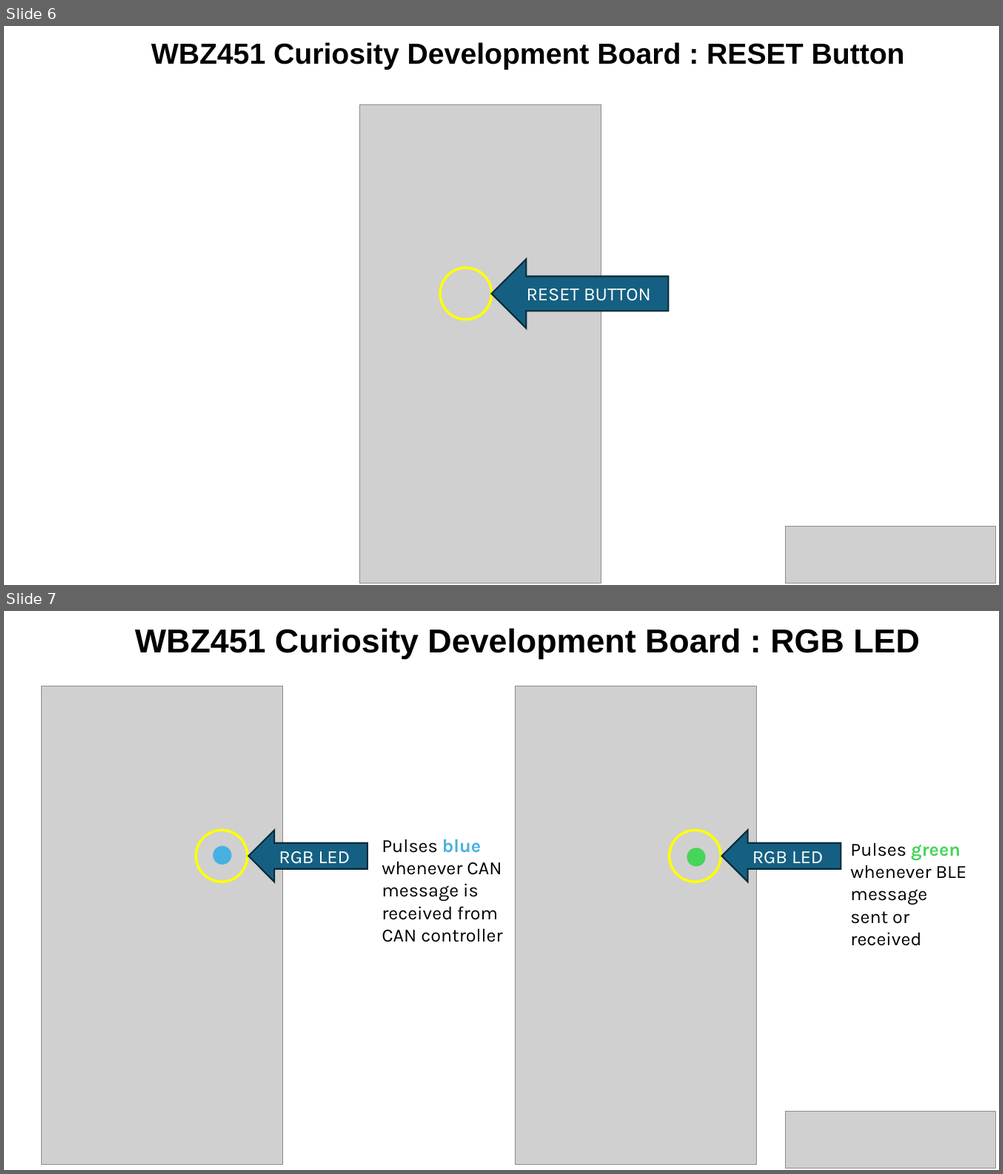
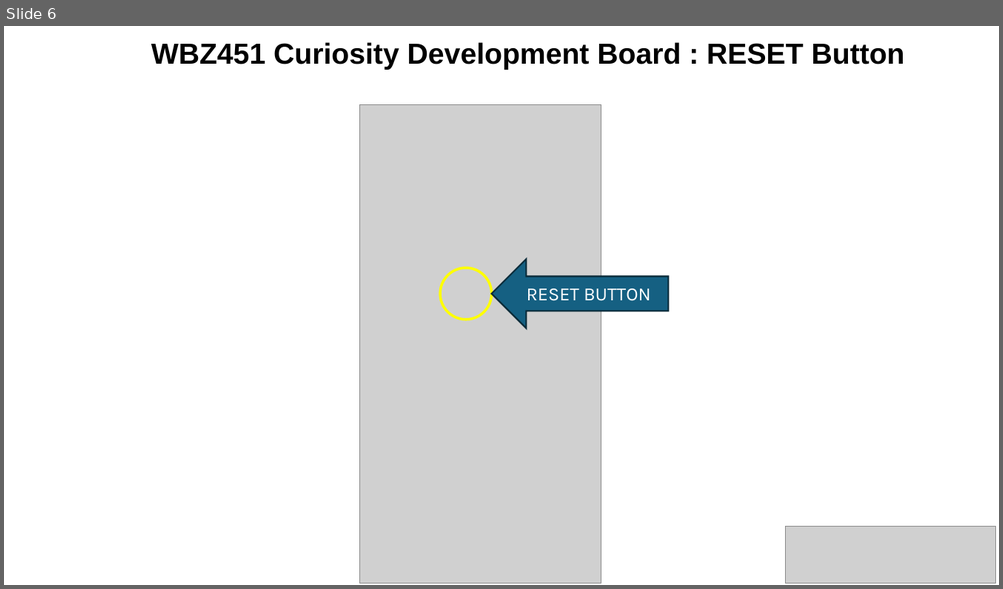
Before and after one commit to MicrochipTech/WBZ45x_BLE_CAN_Sniffer, a slide deck: WBZ45x_CAN_BLE_Peripheral.pptx. Shown one above the other, each under a label of ours: slides 6 and 7 before the commit, slide 6 after it. The pictures are 1003x1174 and 1003x589 pixels, drawn with LibreOffice and Linux fonts; fonts in the diff are those of the drawing; grey boxes stand for pictures. Boxes give left, top, right and bottom in pixels: in the first picture for what was removed or moved away, otherwise in the second. Text is boxed around its words. In the diff, an @@ line names an element or a change of style, - is before the commit and + after.

Commit message:
Remove LED pulse functions

```diff
--- a/WBZ45x_CAN_BLE_Peripheral.pptx
+++ b/WBZ45x_CAN_BLE_Peripheral.pptx
@@ slide 7 removed at (4,611,999,1170), background #FFFFFF @@
@@ text removed at (135,628,919,659) @@
-WBZ451 Curiosity Development Board : RGB LED
@@ picture removed at (42,686,283,1165) @@
@@ picture removed at (515,686,756,1165) @@
@@ ellipse removed at (196,830,247,882) @@
@@ left arrow removed at (249,830,367,882) @@
-RGB LED
@@ ellipse removed at (669,830,721,882) @@
@@ left arrow removed at (722,830,840,882) @@
-RGB LED
@@ ellipse removed at (213,846,232,865) @@
@@ text removed at (381,839,502,943) @@
-Pulses blue whenever CAN message is received from CAN controller
@@ ellipse removed at (687,849,706,867) @@
@@ text removed at (850,843,967,946) @@
-Pulses green whenever BLE message sent or received
@@ picture removed at (785,1112,996,1168) @@
```
Also in this commit, not shown: 1 slide added, 5 other files.
